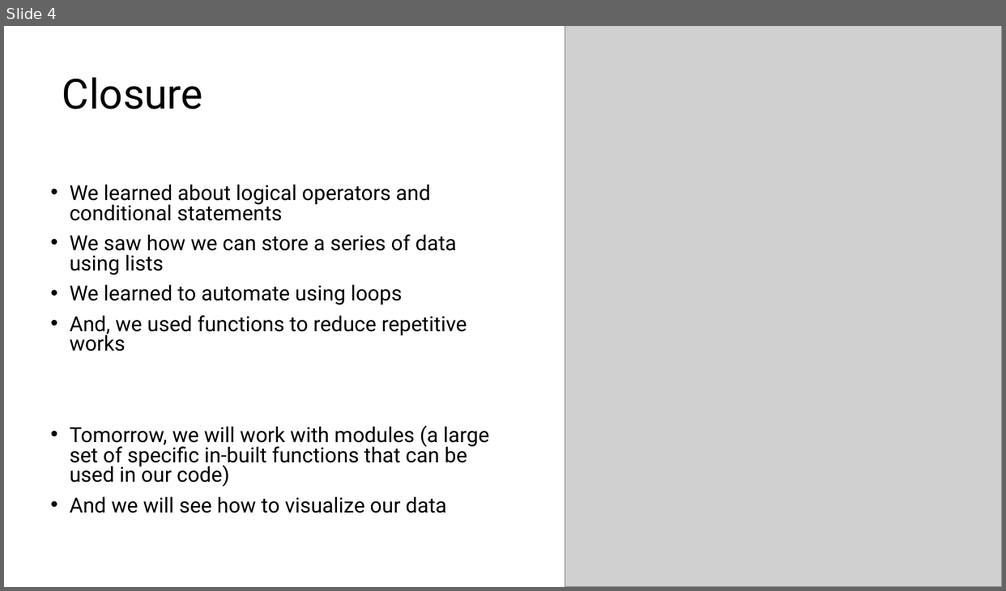
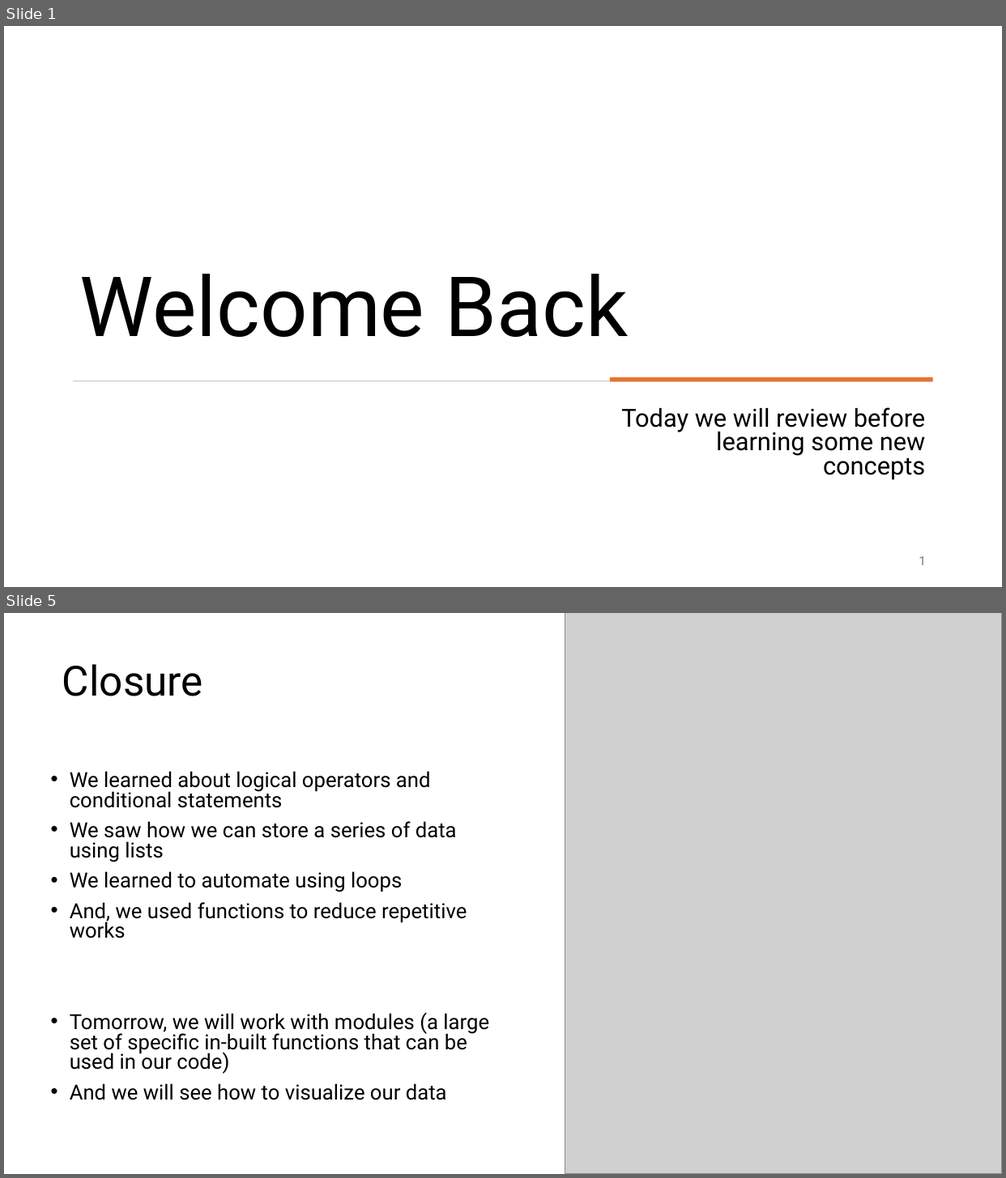
Before and after one commit to comp-comb/code4climate, a slide deck: tuesday/Code4Climate_Tuesday_AQImeaning.pptx. Shown one above the other, each under a label of ours: slide 4 before the commit, slides 1 and 5 after it; the slides between them are not shown. The pictures are 1006x591 and 1006x1178 pixels, drawn with LibreOffice and Linux fonts; fonts in the diff are those of the drawing; grey boxes stand for pictures. Boxes give left, top, right and bottom in pixels: in the first picture for what was removed or moved away, otherwise in the second. Text is boxed around its words. In the diff, an @@ line names an element or a change of style, - is before the commit and + after.

```diff
--- a/tuesday/Code4Climate_Tuesday_AQImeaning.pptx
+++ b/tuesday/Code4Climate_Tuesday_AQImeaning.pptx
@@ slide 1 added at bbox=[4, 26, 1002, 587], background #FFFFFF @@
@@ title added at bbox=[80, 274, 628, 337], 80 pt, text #000000 @@
+Welcome Back
@@ rectangle added at bbox=[73, 381, 933, 382], fill #D5D5D5 @@
@@ rectangle added at bbox=[610, 378, 933, 382], fill #E97132 @@
@@ text added at bbox=[621, 408, 925, 480], 24 pt, text #000000 @@
+Today we will review before learning some new concepts
@@ page number added at bbox=[918, 557, 926, 565], 12 pt, text #797979 @@
+1
@@ what was slide 4 is now slide 5 @@
```
Also in this commit, not shown: 4 slides changed.
